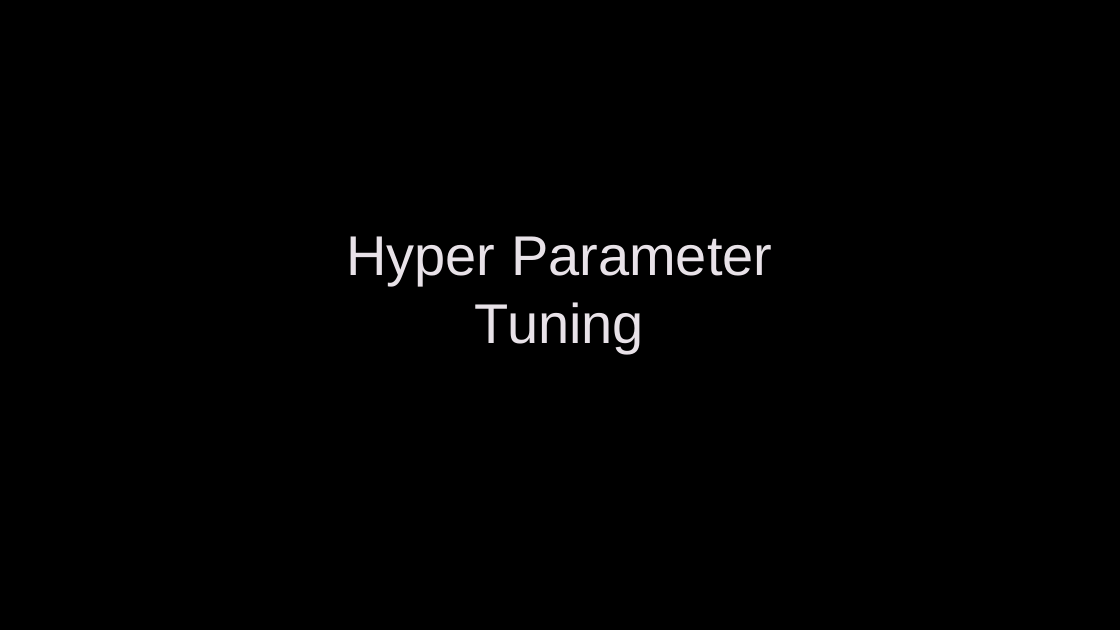
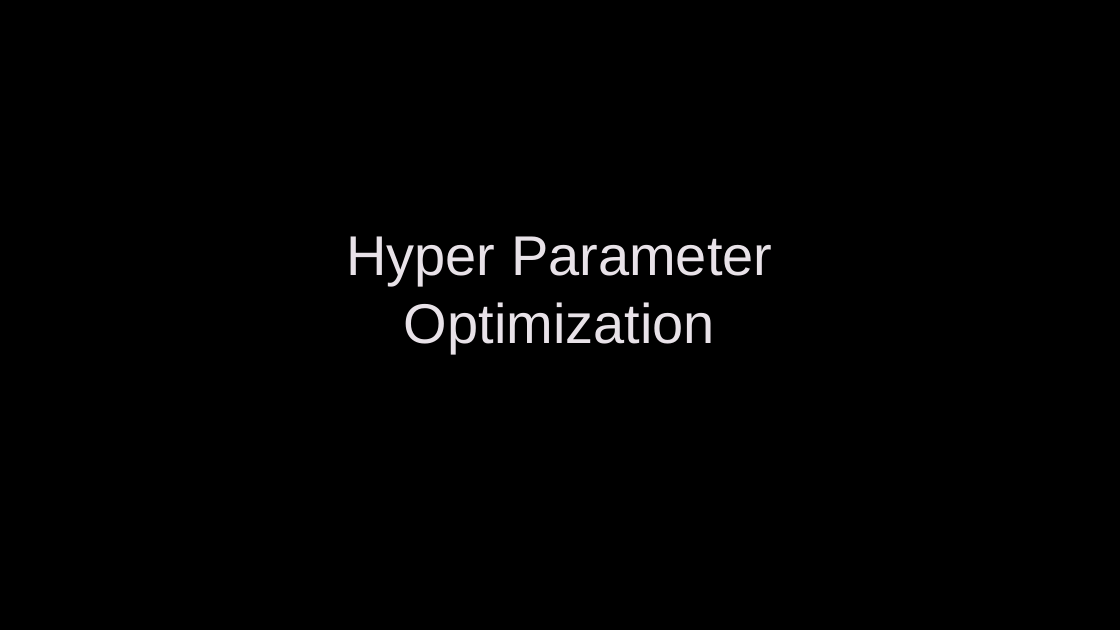
Before and after one commit to lukenew2/ds-demos, a slide deck: slide 1 of HyperParameterTuning.pptx. Drawn at 1120x630 pixels with LibreOffice and Linux fonts; fonts in the diff are those of the drawing; background and template pictures are left out. Boxes give left, top, right and bottom in pixels: in the first picture for what was removed or moved away, otherwise in the second. Text is boxed around its words. In the diff, an @@ line names an element or a change of style, - is before the commit and + after.

```diff
--- a/HyperParameterTuning.pptx
+++ b/HyperParameterTuning.pptx
@@ title at (x1=346, y1=236, x2=772, y2=352): text changed @@
-Hyper Parameter
-Tuning
+Hyper Parameter
+Optimization
```
Also in this commit, not shown: 2 other slides changed, 5 slides added, 4 slides removed, 2 other files.
